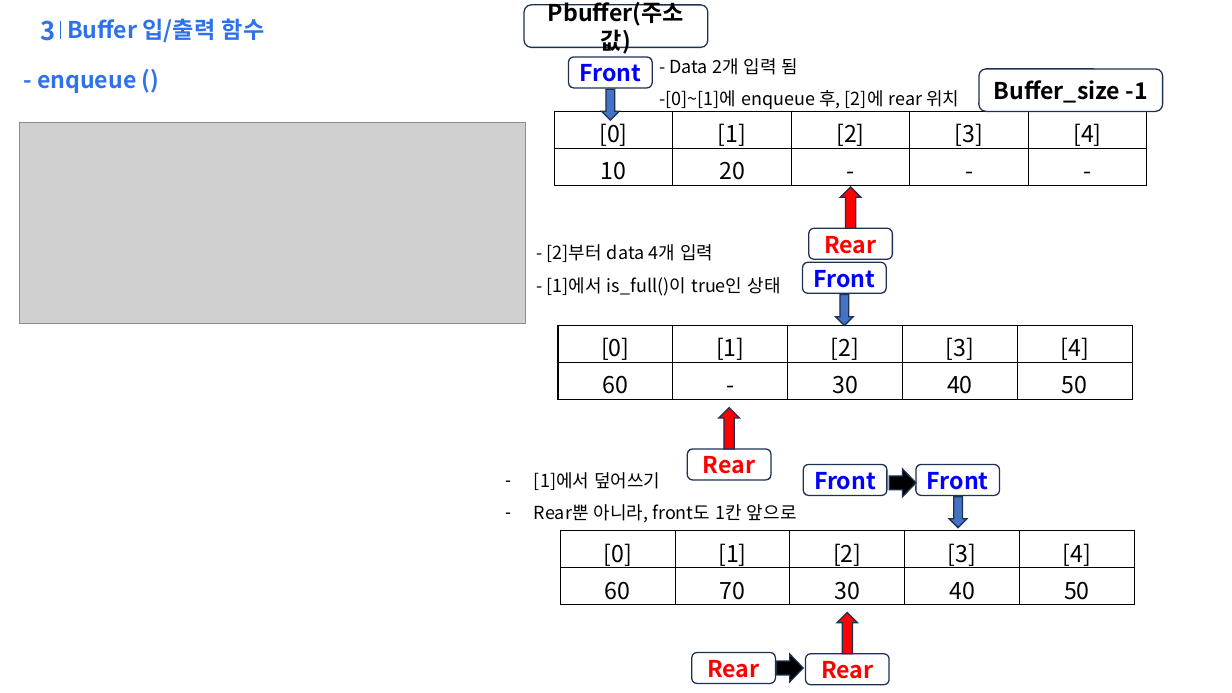
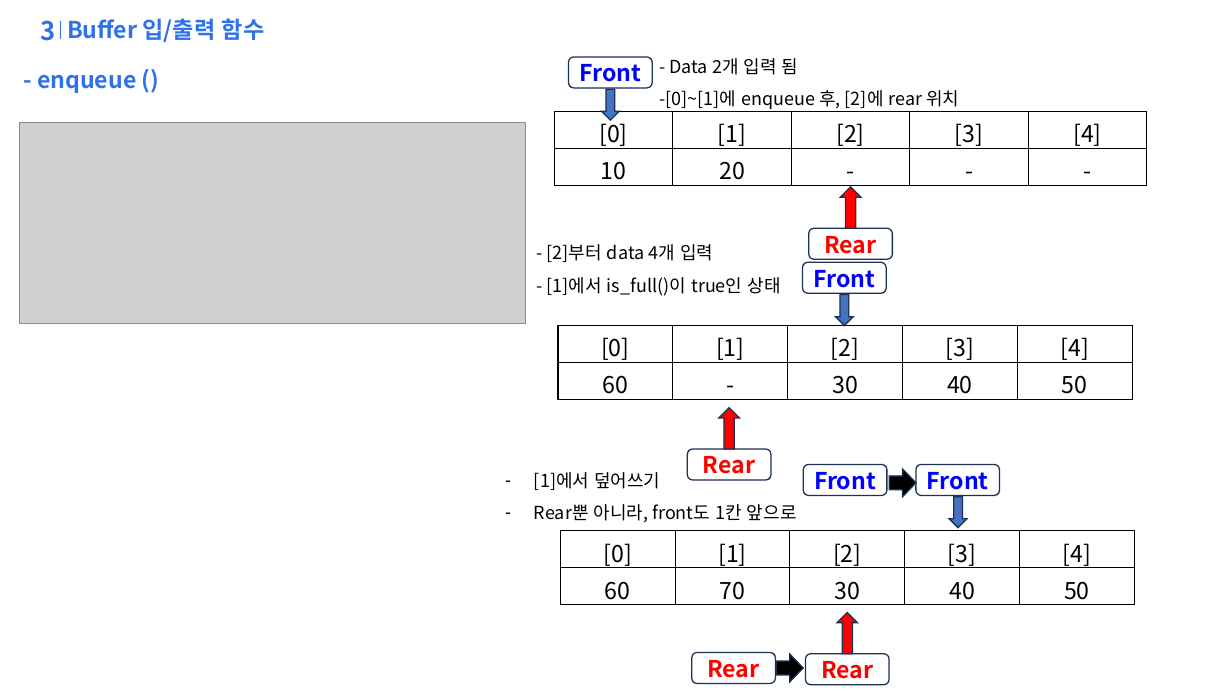
Before and after one commit to qfe051/L412_SelfTest_1_19, a slide deck: slide 5 of 21_c_study/example/ring_buf/ring_buffer.pptx (slide 4 before the commit). Drawn at 1232x693 pixels with LibreOffice and Linux fonts; fonts in the diff are those of the drawing; grey boxes stand for pictures; background and template pictures are left out. Boxes give left, top, right and bottom in pixels: in the first picture for what was removed or moved away, otherwise in the second. Text is boxed around its words. In the diff, an @@ line names an element or a change of style, - is before the commit and + after.

```diff
--- a/21_c_study/example/ring_buf/ring_buffer.pptx
+++ b/21_c_study/example/ring_buf/ring_buffer.pptx
@@ rounded rectangle removed at [524, 5, 708, 47] @@
-Pbuffer(주소값)
@@ rounded rectangle removed at [979, 69, 1163, 112] @@
-Buffer_size -1
```
Also in this commit, not shown: 3 other slides changed, 1 slide added, 2 other files.
